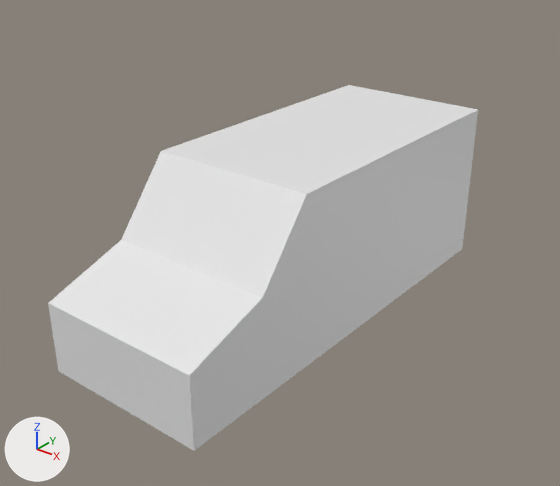
One commit to the FBX model Assets/3D/Base/Van.fbx: the scene before it, then after it.
Both versions are drawn from a camera (50 mm lens) standing at (7.64, -9.79, 7.72) and looking at (0.05, -0.31, 1.83). Arrows for +X, +Y and +Z are at lower left; the lights stay in place. The first picture is the older version. Where no turn or scale is listed for an object, it has been applied to the vertices.

Objects in the first picture: 'Van'.
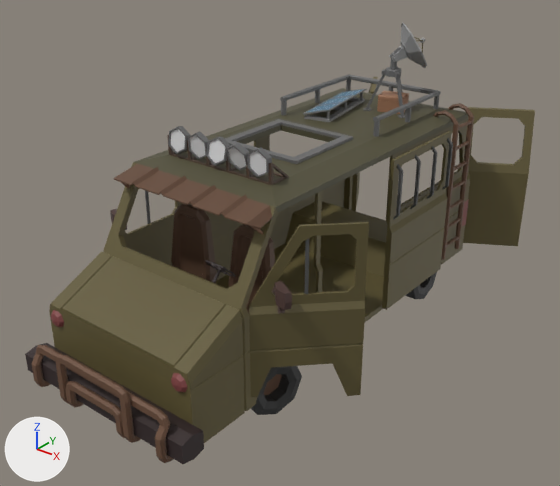
What changed in the scene script:
```text
Add img_palette_png:
    img_palette_png = load_image('Palette.png', '../../Materials/Palette/Palette.png', 16, 16, 'sRGB')
Add mat_palette:
    mat_palette = principled_material('Palette')
    mat_palette.texture = img_palette_png
    mat_palette.roughness = 0.6
Change me_cube_003:
    used by ob_van; location = (0.0, 0.0, 0.0)
    remove me_cube_003.from_pydata(...)  # 16 vertices, 14 faces; spans x -1.5..1.5, y -4.0..4.0, z 0.5..3.5
    add me_cube_003.from_pydata(...)  # 3663 vertices, 3354 faces; spans x -1.95..2.66, y -4.5..5.33, z 0.0..5.21
    me_cube_003 part 1: 12 vertices removed from x -1.5..1.5, y -4.0..4.0, z 0.5..3.5; 3659 vertices added at x -1.95..2.66, y -4.5..5.33, z 0.0..5.21
    add me_cube_003.materials.append(mat_palette)  # picture img_palette_png
```

Location of each change, (x1, y1, x2, y2) in pixels of the pictures (560 x 486 px):
'Van', reshaped, recoloured (19% wider, 20% taller)
    before: (48, 85, 478, 451)
    after: (25, 23, 535, 464)
